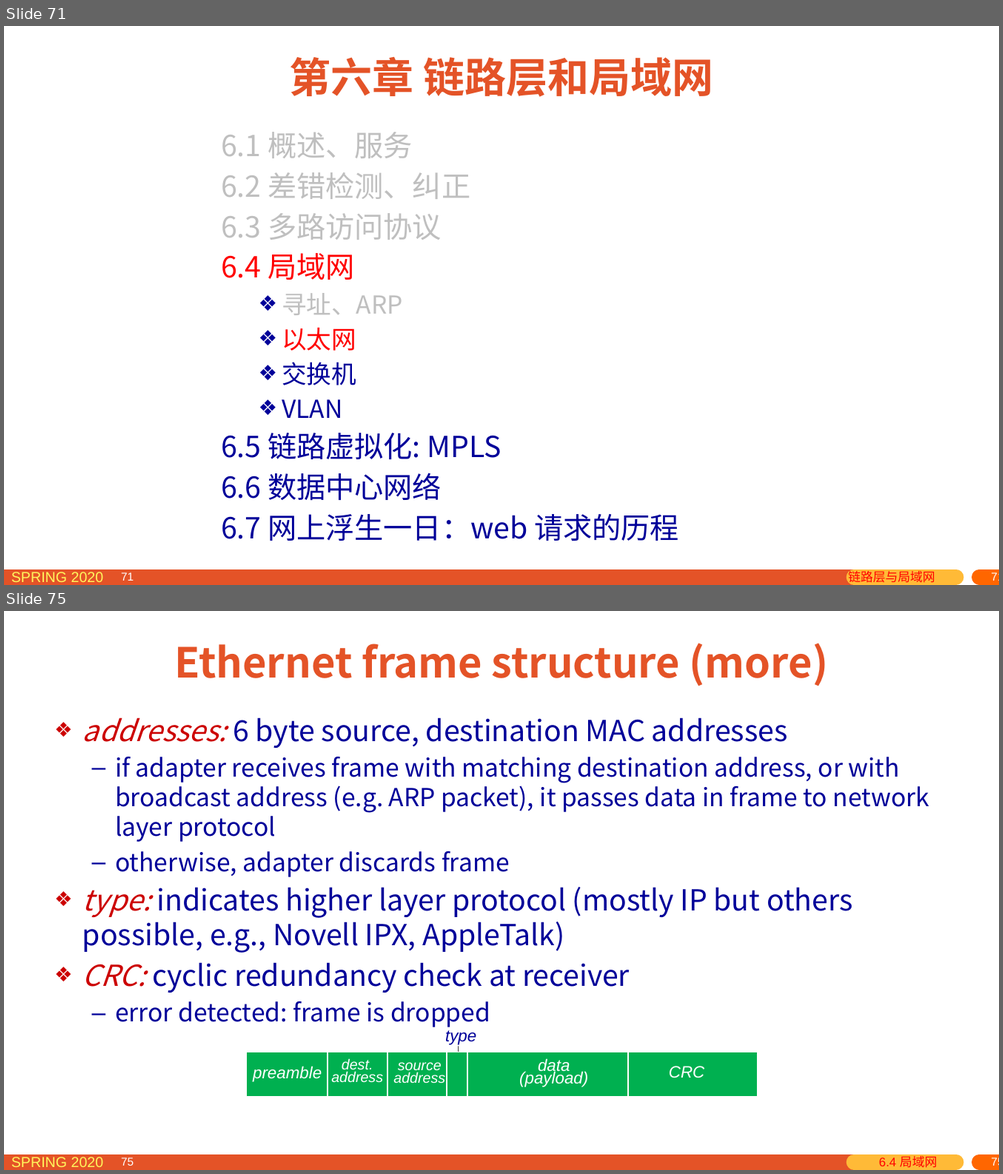
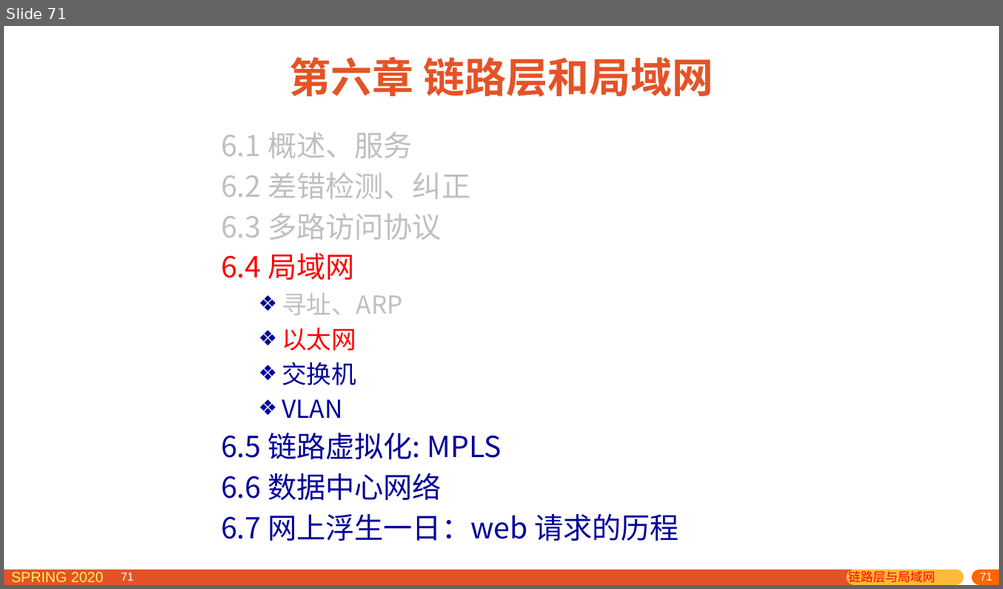
Before and after one commit to network-distributed/presentations, a slide deck: chapter6_cn.pptx. Shown one above the other, each under a label of ours: slides 71 and 75 before the commit, slide 71 after it; the slides between them are not shown. The pictures are 1003x1174 and 1003x589 pixels, drawn with LibreOffice and Linux fonts; fonts in the diff are those of the drawing. Boxes give left, top, right and bottom in pixels: in the first picture for what was removed or moved away, otherwise in the second. Text is boxed around its words. In the diff, an @@ line names an element or a change of style, - is before the commit and + after.

```diff
--- a/chapter6_cn.pptx
+++ b/chapter6_cn.pptx
@@ slide 75 removed at (x1=4, y1=611, x2=999, y2=1170), background #FFFFFF; not listed: 10 template elements that a slide beside it also shows @@
@@ title removed at (x1=175, y1=643, x2=828, y2=686) @@
-Ethernet frame structure (more)
@@ text removed at (x1=82, y1=718, x2=929, y2=1028) @@
-❖ addresses: 6 byte source, destination MAC addresses
-  – if adapter receives frame with matching destination address, or with broadcast address (e.g. ARP packet), it passes data in frame to network layer protocol
-  – otherwise, adapter discards frame
-❖ type: indicates higher layer protocol (mostly IP but others possible, e.g., Novell IPX, AppleTalk)
-❖ CRC: cyclic redundancy check at receiver
-  – error detected: frame is dropped
@@ group removed at (x1=247, y1=1031, x2=757, y2=1103): 6 lines, 6 texts, 1 rectangle @@
-dest.
-address
-source
-address
-data (payload)
-CRC
-preamble
-type
@@ text removed at (x1=879, y1=1156, x2=936, y2=1168) @@
-6.4 局域网
@@ slide 71 changed as well @@
@@ page number rewrapped from (x1=818, y1=572, x2=999, y2=585) to (x1=807, y1=572, x2=999, y2=585) @@
```
Also in this commit, not shown: 110 other slides changed, 6 slides added, 6 other slides removed, 1 other file.
